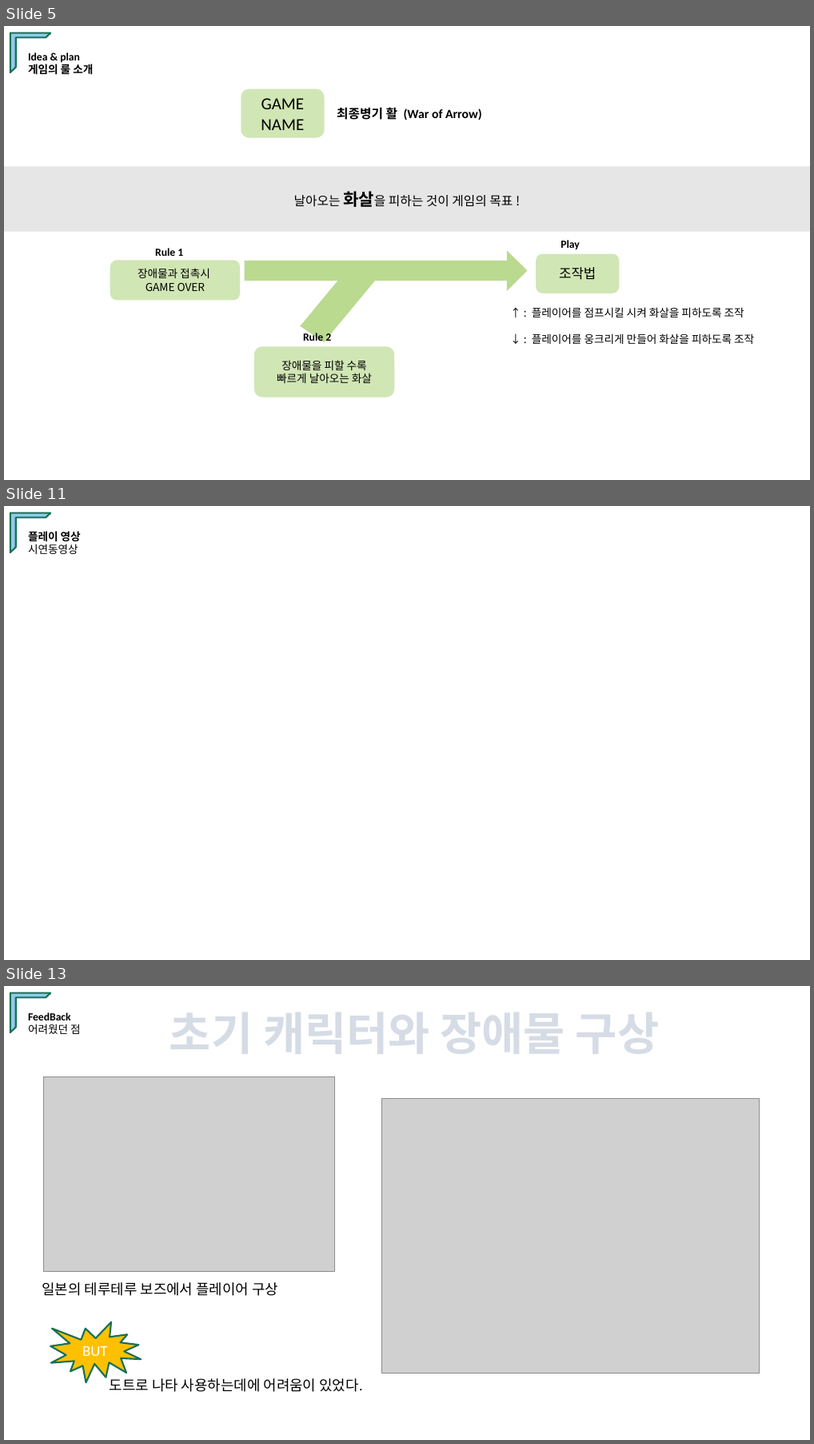
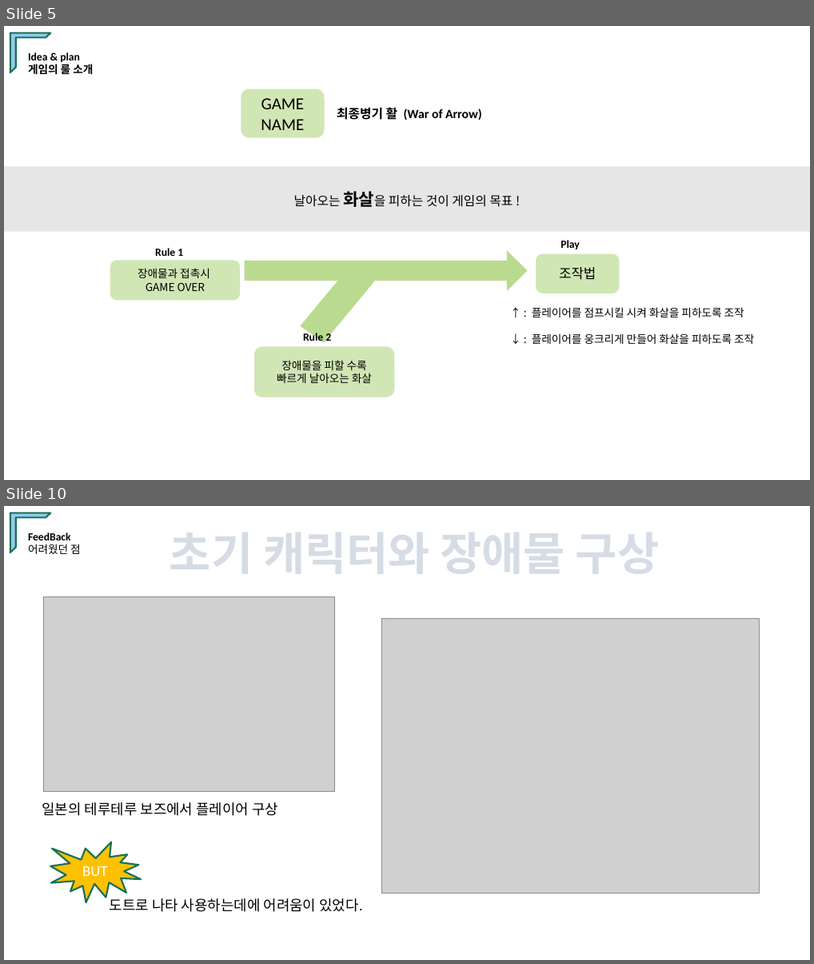
Before and after one commit to Brogi/TeamProject_Team5, a slide deck: Linuxversion.odp. Shown one above the other, each under a label of ours: slides 5, 11 and 13 before the commit, slides 5 and 10 after it; the slides between them are not shown. The pictures are 814x1444 and 814x964 pixels, drawn with LibreOffice and Linux fonts; fonts in the diff are those of the drawing; grey boxes stand for pictures. Boxes give left, top, right and bottom in pixels: in the first picture for what was removed or moved away, otherwise in the second. Text is boxed around its words. In the diff, an @@ line names an element or a change of style, - is before the commit and + after.

```diff
--- a/Linuxversion.odp
+++ b/Linuxversion.odp
@@ slide 11 removed at <box>4,506,810,960</box>, background #FFFFFF @@
@@ half frame removed at <box>10,512,50,552</box> @@
@@ text removed at <box>28,531,81,554</box> @@
-플레이 영상
-시연동영상
@@ what was slide 13 is now slide 10 @@
```
Also in this commit, not shown: 4 slides added, 6 other slides removed, 1 other file.
